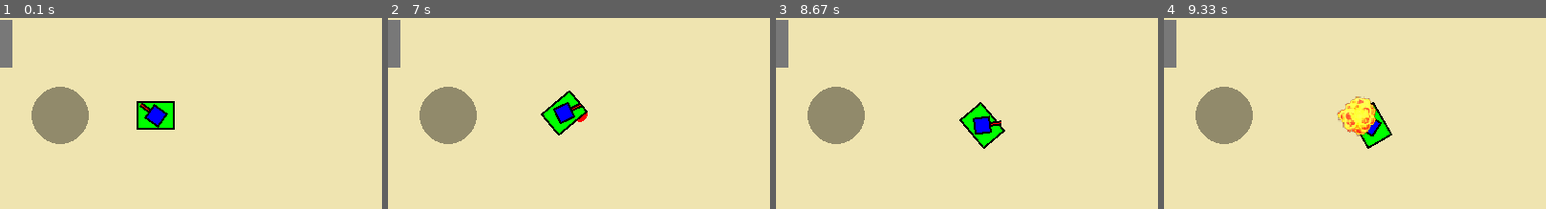
Above: before the commit, frames 1-4 (left to right).
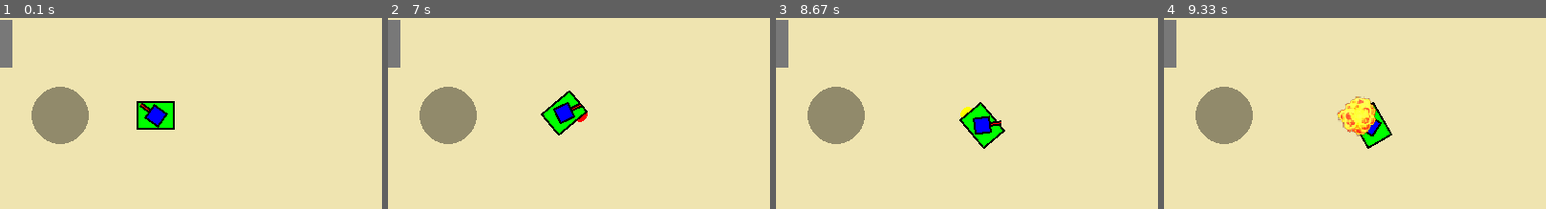
Above: after the commit, the same moments.

Repository: Keksfabrik-glitch/Panzerkiste
Game: pygame game, started from panzer.py
The game is run twice, just before and just after one commit, with the same random seed, the same clock (stepped at 60 frames per second) and the same inputs.
Inputs (mouse positions are % of the whole screen's width and height, from its top left):
- Up to frame 1 (0.1 s): no input
- Up to frame 2 (7 s): click "Leben: 1" at 0.38 s; hold D 0.67-1.13 s; move the mouse to (82, 47) at 0.7 s; hold W 1.17-1.47 s; move the mouse to (26, 51) at 1.2 s; hold D 1.5-1.97 s; move the mouse to (19, 35) at 1.53 s; hold A 2-2.53 s; move the mouse to (65, 15) at 2.03 s; hold S 2.57-2.87 s; move the mouse to (62, 59) at 2.6 s; hold A 2.9-3.3 s; move the mouse to (52, 16) at 2.93 s; hold W 3.33-3.7 s; move the mouse to (14, 47) at 3.37 s; hold D 3.73-4.37 s; move the mouse to (51, 60) at 3.77 s; hold S 4.4-4.77 s; move the mouse to (47, 33) at 4.43 s; hold A 4.8-5.27 s; move the mouse to (76, 66) at 4.83 s; tap Space at 5.3 s; hold D 5.63-6.1 s; move the mouse to (76, 41) at 5.67 s; hold W 6.13-6.43 s; move the mouse to (12, 28) at 6.17 s; hold D 6.47-6.93 s; move the mouse to (81, 48) at 6.5 s; hold A from 6.97 s (still down)
- Up to frame 3 (8.67 s): move the mouse to (86, 42) at 7 s; release A at 7.5 s; hold S 7.53-7.83 s; move the mouse to (18, 60) at 7.57 s; hold A 7.87-8.27 s; move the mouse to (18, 37) at 7.9 s; hold W from 8.3 s (still down); move the mouse to (85, 70) at 8.33 s
- Up to frame 4 (9.33 s): release W at 8.67 s; hold D from 8.7 s (still down); move the mouse to (21, 30) at 8.73 s
The pictures show only the part of the screen within x 30-80%, y 50-100%; the shares and areas given below are measured in that part.

Frames 1-2 are identical in both runs. In frame 3, less than 0.1% of the frame differs, in the area x 48-52%, y 46-52%; in frame 4, nothing differs.

Commit message:
Debugt| Mienen gehen jetzt so wie vorher, aber als Klasse. Main Loop ist sauberer. | Die Class die die Miene legt handelt zwar den cooldown, aber cheeting ist hier kein Problem.

Diff:
--- a/panzer.py
+++ b/panzer.py
@@ -158,7 +158,7 @@
                     pos = self.position.copy()
                     GelegteMienen.add(Miene(pos,jetzt,self.ID,self.mieneZeit,self.explosionsRadius))
                     self.letzte_mine_zeit = jetzt
-                    #self.mienenPos.append({'pos': pos, 'gelegt': jetzt,"von":self.ID, "early":False})
+
     def Schuss(self, maus_pos, jetzt):
         if self.kugeln > 0 and jetzt - self.letzterEinzelschuss >= self.schuss_cooldown:
             richtung = pygame.Vector2(maus_pos) - self.position
@@ -365,7 +365,7 @@
                             self.early = True
                             self.gelegt += (2 - rest)*1000  # Gelegte Zeit manipulieren, dass es so war das jetzt nur noch 2 Sekunden verbleibend sind
 
-                pygame.draw.circle(screen, farbe, (int(self.pos.x), int(self.pos.y)), 8)
+            pygame.draw.circle(screen, farbe, (int(self.pos.x), int(self.pos.y)), 8)
 
 player = Player((400, 300),"Spieler1")
 spieler_gruppe.add(player)
